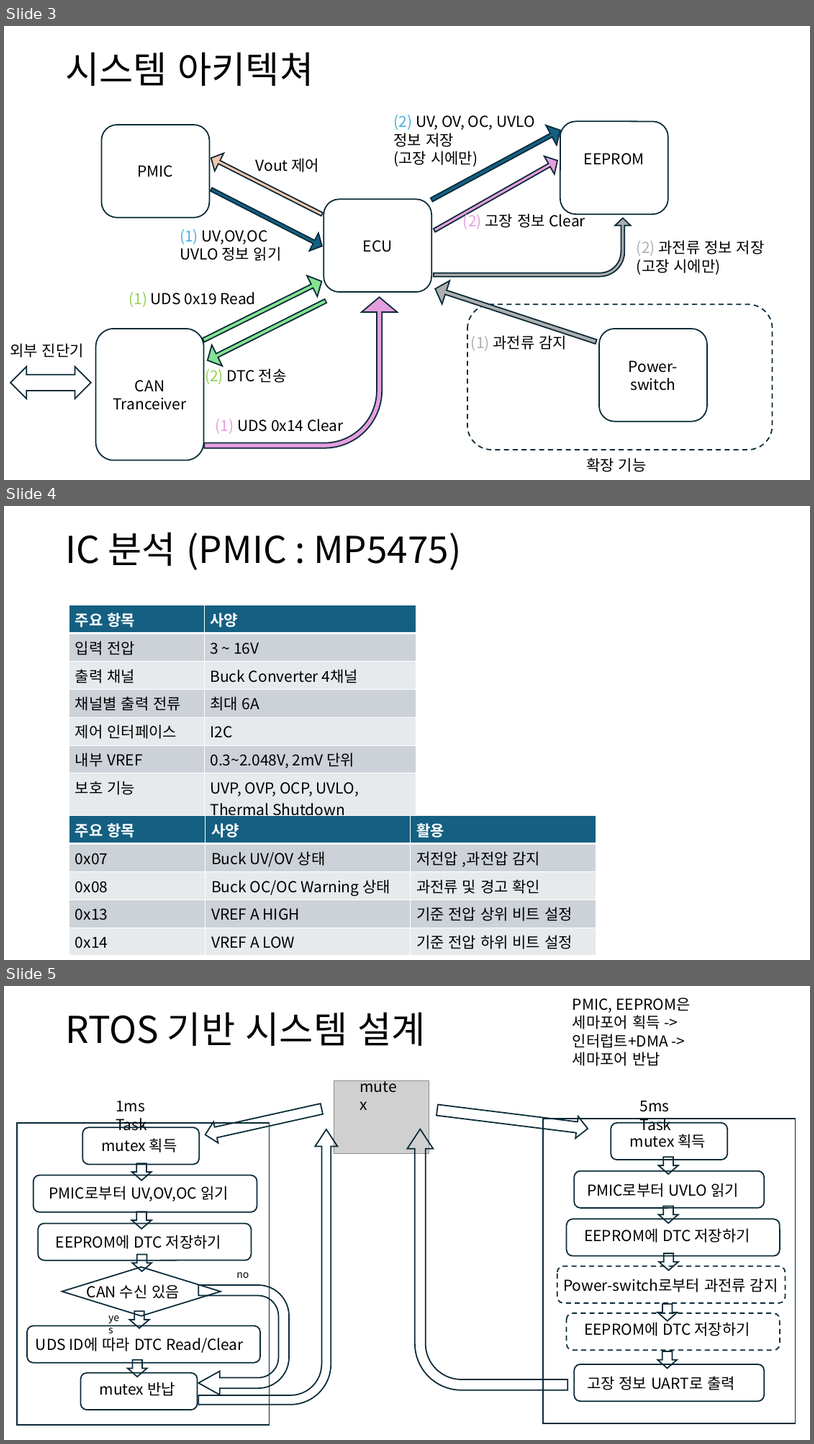
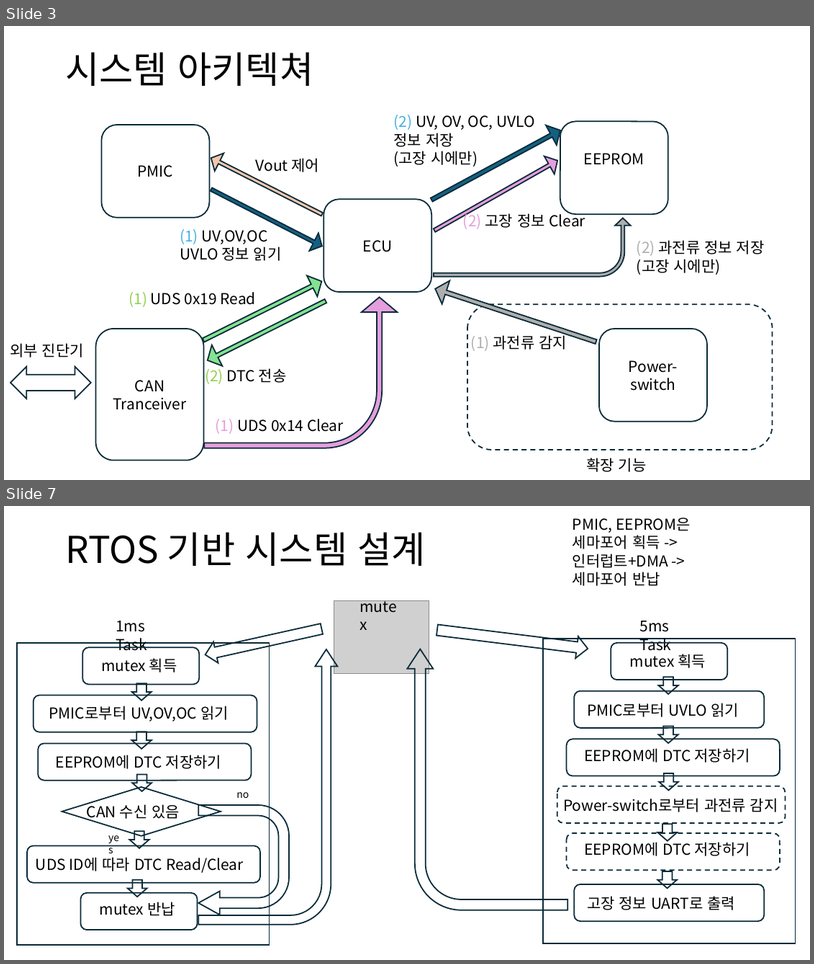
Before and after one commit to qwerasdfuiop/comento, a slide deck: ECU 고장 진단 시스템.pptx. Shown one above the other, each under a label of ours: slides 3, 4 and 5 before the commit, slides 3 and 7 after it; the slides between them are not shown. The pictures are 814x1444 and 814x964 pixels, drawn with LibreOffice and Linux fonts; fonts in the diff are those of the drawing; grey boxes stand for pictures. Boxes give left, top, right and bottom in pixels: in the first picture for what was removed or moved away, otherwise in the second. Text is boxed around its words. In the diff, an @@ line names an element or a change of style, - is before the commit and + after.

Commit message:
presentation pmic

```diff
--- a/ECU 고장 진단 시스템.pptx
+++ b/ECU 고장 진단 시스템.pptx
@@ slide 4 removed at <box>4,506,810,960</box>, background #FFFFFF @@
@@ title removed at <box>65,532,461,570</box> @@
-IC 분석 (PMIC : MP5475)
@@ table removed at <box>70,605,416,821</box>, 7 rows, 2 columns @@
-주요 항목 | 사양
-입력 전압 | 3 ~ 16V
-출력 채널 | Buck Converter 4채널
-채널별 출력 전류 | 최대 6A
-제어 인터페이스 | I2C
-내부 VREF | 0.3~2.048V, 2mV 단위
-보호 기능 | UVP, OVP, OCP, UVLO, / Thermal Shutdown
@@ table removed at <box>70,816,597,952</box>, 5 rows, 3 columns @@
-주요 항목 | 사양 | 활용
-0x07 | Buck UV/OV 상태 | 저전압 ,과전압 감지
-0x08 | Buck OC/OC Warning 상태 | 과전류 및 경고 확인
-0x13 | VREF A HIGH | 기준 전압 상위 비트 설정
-0x14 | VREF A LOW | 기준 전압 하위 비트 설정
@@ what was slide 5 is now slide 7 @@
```
Also in this commit, not shown: 3 slides added.
